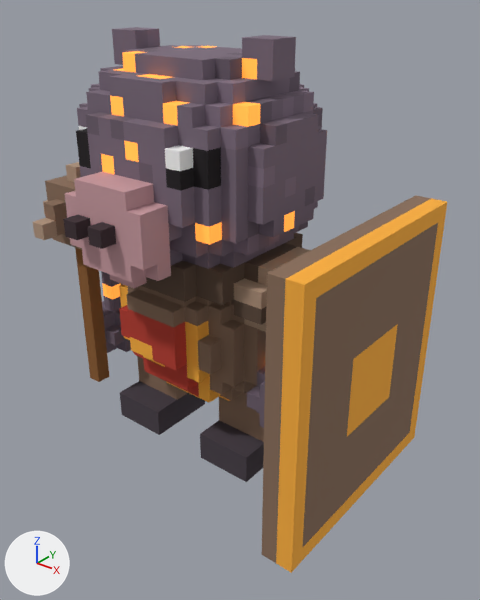
One commit to the glTF model menagerie/models/glb/magmaguard_hippo_1star.glb: the scene before it, then after it.
Both versions are drawn from a 50 mm lens placed at (1.35, -1.496, 1.49), pointed at (0.168, -0.018, 0.574). Every picture has the same lights, and +X, +Y and +Z are marked at lower left. The picture after the commit comes second. Vertices at exactly the same position are counted once.

The first picture shows 'magmaguard_hippo'.
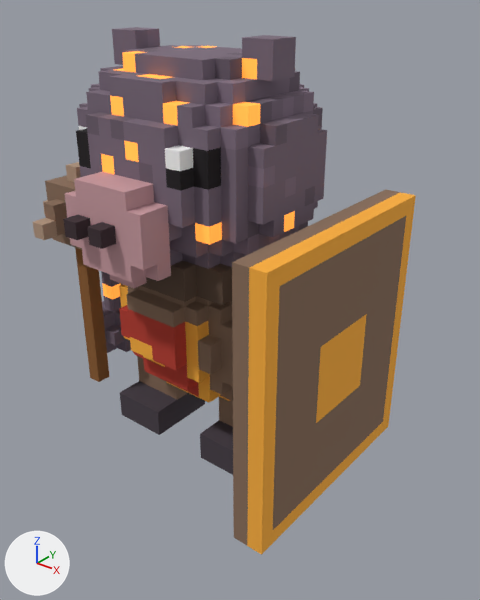
Changed parts and their boxes [x1, y1, x2, y2] in the pictures (480 x 600 px; the box of a moved part takes in the faces that stretch with it):
'magmaguard_hippo', reshaped (7% narrower): before [33, 27, 447, 573]; after [33, 27, 416, 555]
part 1 of me_magmaguard_hippo, moved or reshaped: before [262, 195, 447, 573]; after [232, 189, 416, 555]

What the commit changed:
me_magmaguard_hippo is used by ob_magmaguard_hippo; location (0.0, 0.0, 0.0).
me_magmaguard_hippo had 1460 vertices, 2600 faces and spanned x -0.55..0.65, y -0.45..0.35, z 0.0..1.35.
me_magmaguard_hippo now has 1460 vertices, 2600 faces and spans x -0.55..0.55, y -0.45..0.35, z 0.0..1.35.
me_magmaguard_hippo part 1: the loose piece of 28 vertices spanning x 0.55..0.65, y -0.4..0.35, z 0.05..0.9 is moved by (-0.1, 0.0, 0.0).
